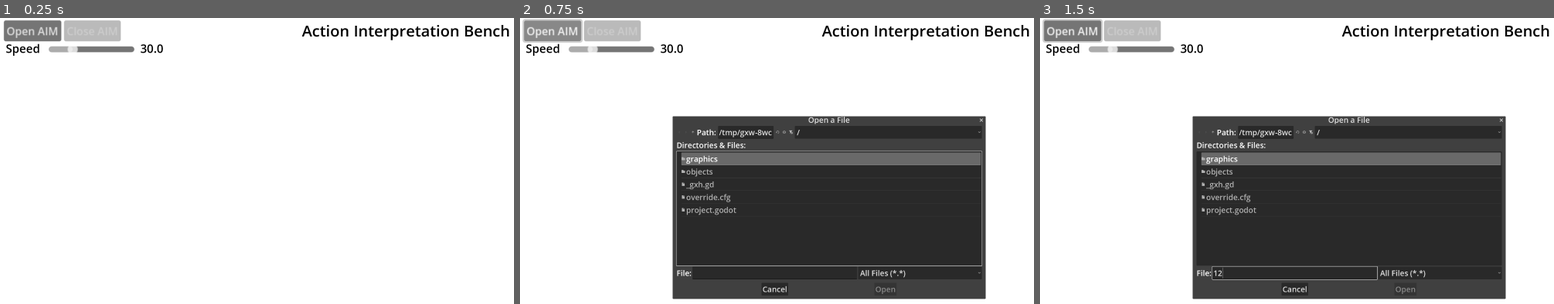
Above: before the commit, frames 1-3 (left to right).
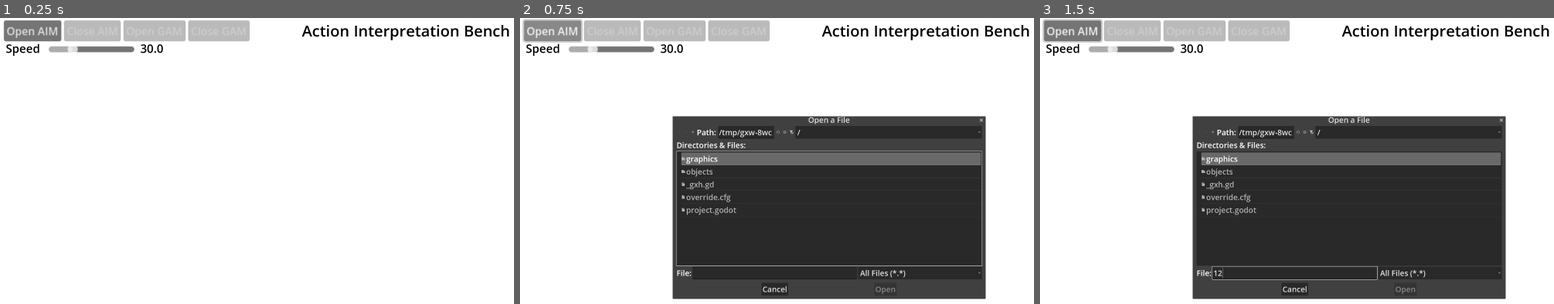
Above: after the commit, the same moments.

Repository: steampunkmind/mitw-action-interpretation-bench
Game: Godot game, scene res://objects/bench.tscn
Same seed, same stepped clock (60 frames per second), same inputs: the game is played once before the commit and once after it.
Inputs (mouse positions are in pixels of both pictures, inside the frame that each line leads up to):
- Up to frame 1 (0.25 s): no input
- Up to frame 2 (0.75 s): click "Open AIM" at 0.5 s
- Up to frame 3 (1.5 s): click (1297, 272) at 1.27 s; type "12" at 1.35 s

The runs differ from the first frame. In frame 1, 1.7% of the frame differs, in the area x 24-49%, y 0-9%; in frame 2, 1.8%, in the area x 24-55%, y 0-41%; in frame 3, 1.8%.

Commit message:
Adds GAM file open and close buttons.

Diff:
--- a/objects/bench.gd
+++ b/objects/bench.gd
@@ -3,7 +3,8 @@
 const DONT_SAVE = "Don't Save"
 
 var _model: ActionInfluenceModel
-var _is_model: bool = false
+var _is_aim_model: bool = false
+var _is_gam_model: bool = false
 var _model_path: String = ""
 var _is_dirty: bool = false
 var _close_after_save: bool = false
@@ -59,8 +60,28 @@
 	$ActionButtons.init_action()
 
 
-func _on_open_button_pressed() -> void:
+func _on_open_aim_button_pressed() -> void:
 	$OpenFileDialog.popup()
+
+
+func _on_close_aim_button_pressed() -> void:
+	if _is_dirty:
+		$CloseConfirmationDialog.popup()
+	else:
+		_set_is_dirty(false)
+		_set_is_model(false)
+
+
+func _on_open_gam_button_pressed() -> void:
+	_is_gam_model = true
+	_reset_interface()
+	print("_on_open_gam_button_pressed")
+
+
+func _on_close_gam_button_pressed() -> void:
+	_is_gam_model = false
+	_reset_interface()
+	print("_on_close_gam_button_pressed")
 
 
 func _on_open_file_dialog_file_selected(path: String) -> void:
@@ -74,14 +95,6 @@
 	$SensorDisplay.update_sensors()
 	$ActionButtons.init_action()
 	_set_is_model(true, path)
-
-
-func _on_close_button_pressed() -> void:
-	if _is_dirty:
-		$CloseConfirmationDialog.popup()
-	else:
-		_set_is_dirty(false)
-		_set_is_model(false)
 
 
 func _on_close_confirmation_dialog_confirmed() -> void:
@@ -138,7 +151,7 @@
 
 
 func _set_is_model(is_model: bool, model_path: String = "") -> void:
-	_is_model = is_model
+	_is_aim_model = is_model
 	$SubHeader.visible = is_model
 	$SubHeader.text = model_path.get_basename().get_file().capitalize()
 	_model_path = model_path
@@ -146,8 +159,8 @@
 	$Timer.paused = !is_model
 
 
-func _get_is_model() -> bool:
-	return _is_model
+func _get_is_aim_model() -> bool:
+	return _is_aim_model
 
 
 func _get_is_model_file() -> bool:
@@ -189,22 +202,24 @@
 	$SensorDisplay.visible = false
 	$NewButton.disabled = true
 	$OpenAIMButton.disabled = true
+	$CloseAIMButton.disabled = true
 	$OpenGAMButton.disabled = true
-	$CloseButton.disabled = true
+	$CloseGAMButton.disabled = true
 	$SaveButton.disabled = true
 	$SaveAsButton.disabled = true
 
 
 func _reset_interface() -> void:
-	$ActionButtons.visible = _is_model
-	$SensorDisplay.visible = _is_model
-	$NewButton.disabled = _is_model
-	$OpenAIMButton.disabled = _is_model
-	$OpenGAMButton.disabled = !_is_model
-	$CloseButton.disabled = !_is_model
+	$ActionButtons.visible = _is_aim_model
+	$SensorDisplay.visible = _is_aim_model
+	$NewButton.disabled = _is_aim_model
+	$OpenAIMButton.disabled = _is_aim_model
+	$CloseAIMButton.disabled = !_is_aim_model or _is_gam_model
+	$OpenGAMButton.disabled = !_is_aim_model or _is_gam_model
+	$CloseGAMButton.disabled = !_is_gam_model
 	$SaveButton.disabled = !_is_dirty
 	$SaveAsButton.disabled = !_is_dirty
-	$EditActionsButton.disabled = !_is_model
+	$EditActionsButton.disabled = !_is_aim_model
 
 
 func _on_eye_button_toggled(toggled_on: bool) -> void:
--- a/objects/bench.tscn
+++ b/objects/bench.tscn
@@ -70,8 +70,16 @@
 scale = Vector2(2.8, 2.8)
 text = "Open AIM"
 
+[node name="CloseAIMButton" type="Button" parent="."]
+layout_mode = 0
+offset_left = 265.0
+offset_top = 10.0
+offset_right = 349.0
+offset_bottom = 41.0
+scale = Vector2(2.8, 2.8)
+text = "Close AIM"
+
 [node name="OpenGAMButton" type="Button" parent="."]
-visible = false
 layout_mode = 0
 offset_left = 511.0
 offset_top = 10.0
@@ -80,14 +88,14 @@
 scale = Vector2(2.8, 2.8)
 text = "Open GAM"
 
-[node name="CloseButton" type="Button" parent="."]
-layout_mode = 0
-offset_left = 265.0
-offset_top = 10.0
-offset_right = 349.0
-offset_bottom = 41.0
-scale = Vector2(2.8, 2.8)
-text = "Close AIM"
+[node name="CloseGAMButton" type="Button" parent="."]
+layout_mode = 0
+offset_left = 779.0
+offset_top = 10.0
+offset_right = 870.0
+offset_bottom = 41.0
+scale = Vector2(2.8, 2.8)
+text = "Close GAM"
 
 [node name="SaveButton" type="Button" parent="."]
 visible = false
@@ -226,9 +234,10 @@
       If you don't save, your changes will be lost."
 
 [connection signal="pressed" from="NewButton" to="." method="_on_new_button_pressed"]
-[connection signal="pressed" from="OpenAIMButton" to="." method="_on_open_button_pressed"]
-[connection signal="pressed" from="OpenGAMButton" to="." method="_on_open_button_pressed"]
-[connection signal="pressed" from="CloseButton" to="." method="_on_close_button_pressed"]
+[connection signal="pressed" from="OpenAIMButton" to="." method="_on_open_aim_button_pressed"]
+[connection signal="pressed" from="CloseAIMButton" to="." method="_on_close_aim_button_pressed"]
+[connection signal="pressed" from="OpenGAMButton" to="." method="_on_open_gam_button_pressed"]
+[connection signal="pressed" from="CloseGAMButton" to="." method="_on_close_gam_button_pressed"]
 [connection signal="pressed" from="SaveButton" to="." method="_on_save_button_pressed"]
 [connection signal="pressed" from="SaveAsButton" to="." method="_on_save_as_button_pressed"]
 [connection signal="toggled" from="EditActionsButton" to="." method="_on_edit_actions_button_toggled"]
